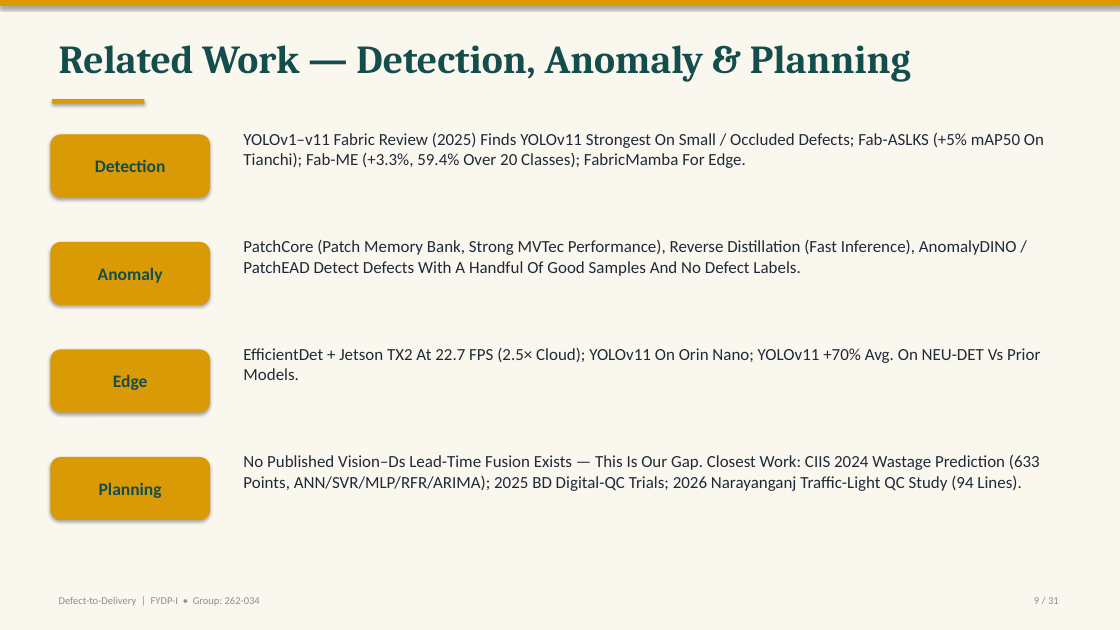
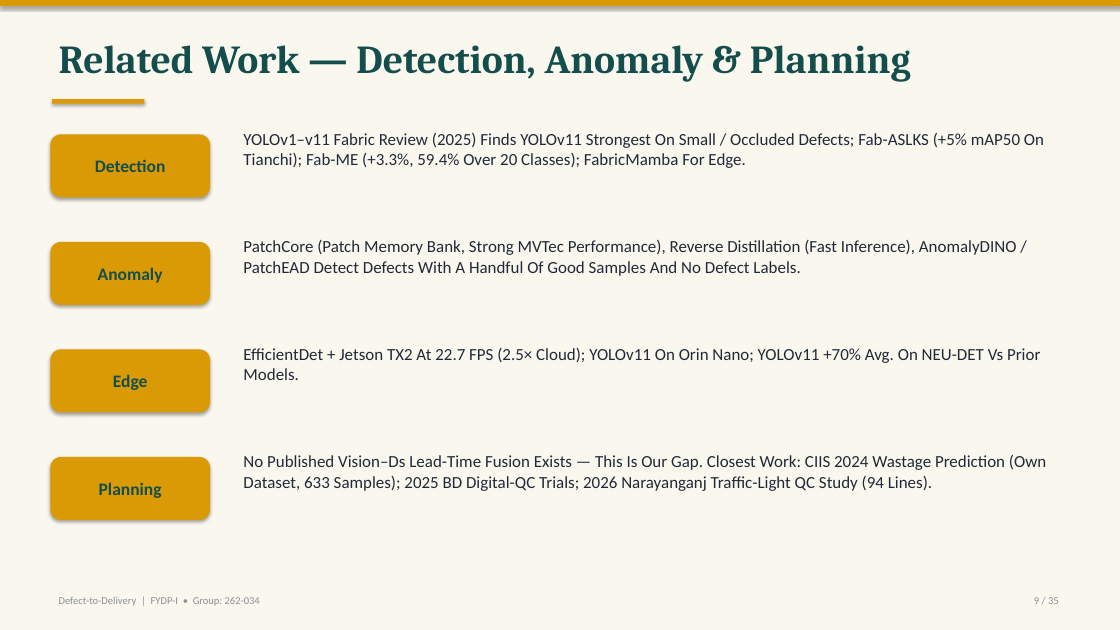
Before and after one commit to labib-ux/FYDP, a slide deck: slide 9 of slides/FYDP-I_Defect-to-Delivery.pptx. Drawn at 1120x630 pixels with LibreOffice and Linux fonts; fonts in the diff are those of the drawing. Boxes give left, top, right and bottom in pixels: in the first picture for what was removed or moved away, otherwise in the second. Text is boxed around its words. In the diff, an @@ line names an element or a change of style, - is before the commit and + after.

```diff
--- a/slides/FYDP-I_Defect-to-Delivery.pptx
+++ b/slides/FYDP-I_Defect-to-Delivery.pptx
@@ text at [243,455,1046,491]: text changed @@
-No Published Vision–Ds Lead-Time Fusion Exists — This Is Our Gap. Closest Work: CIIS 2024 Wastage Prediction (633 Points, ANN/SVR/MLP/RFR/ARIMA); 2025 BD Digital-QC Trials; 2026 Narayanganj Traffic-Light QC Study (94 Lines).
+No Published Vision–Ds Lead-Time Fusion Exists — This Is Our Gap. Closest Work: CIIS 2024 Wastage Prediction (Own Dataset, 633 Samples); 2025 BD Digital-QC Trials; 2026 Narayanganj Traffic-Light QC Study (94 Lines).
```
Also in this commit, not shown: 30 other slides changed, 4 slides added.
